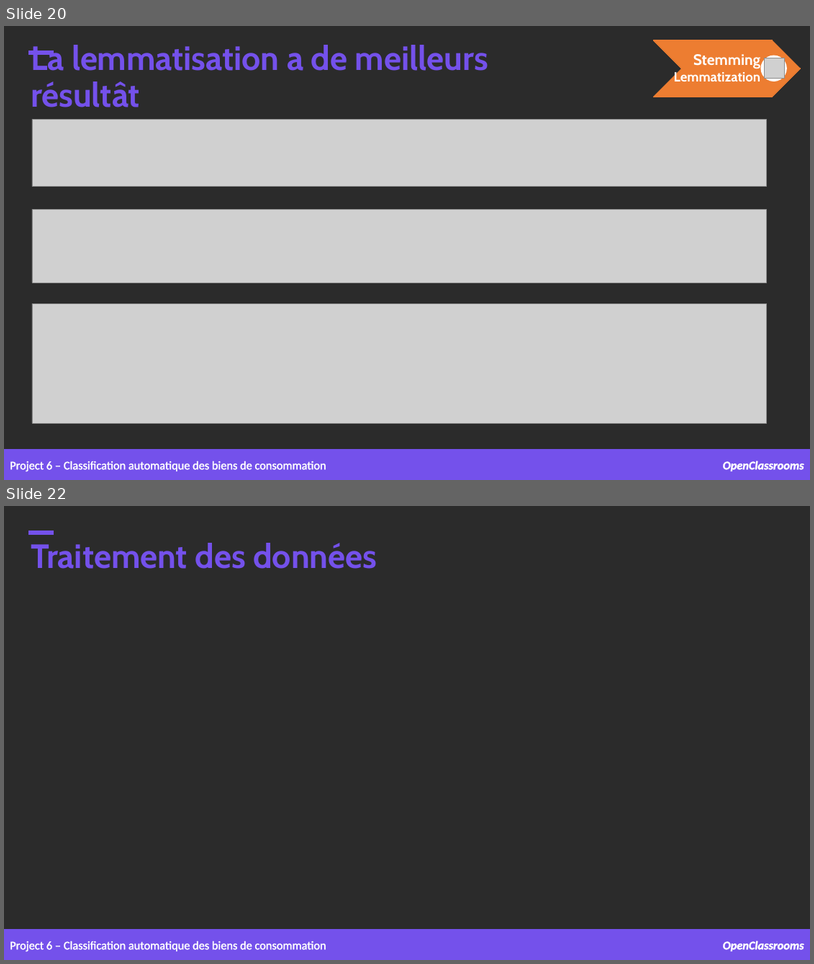
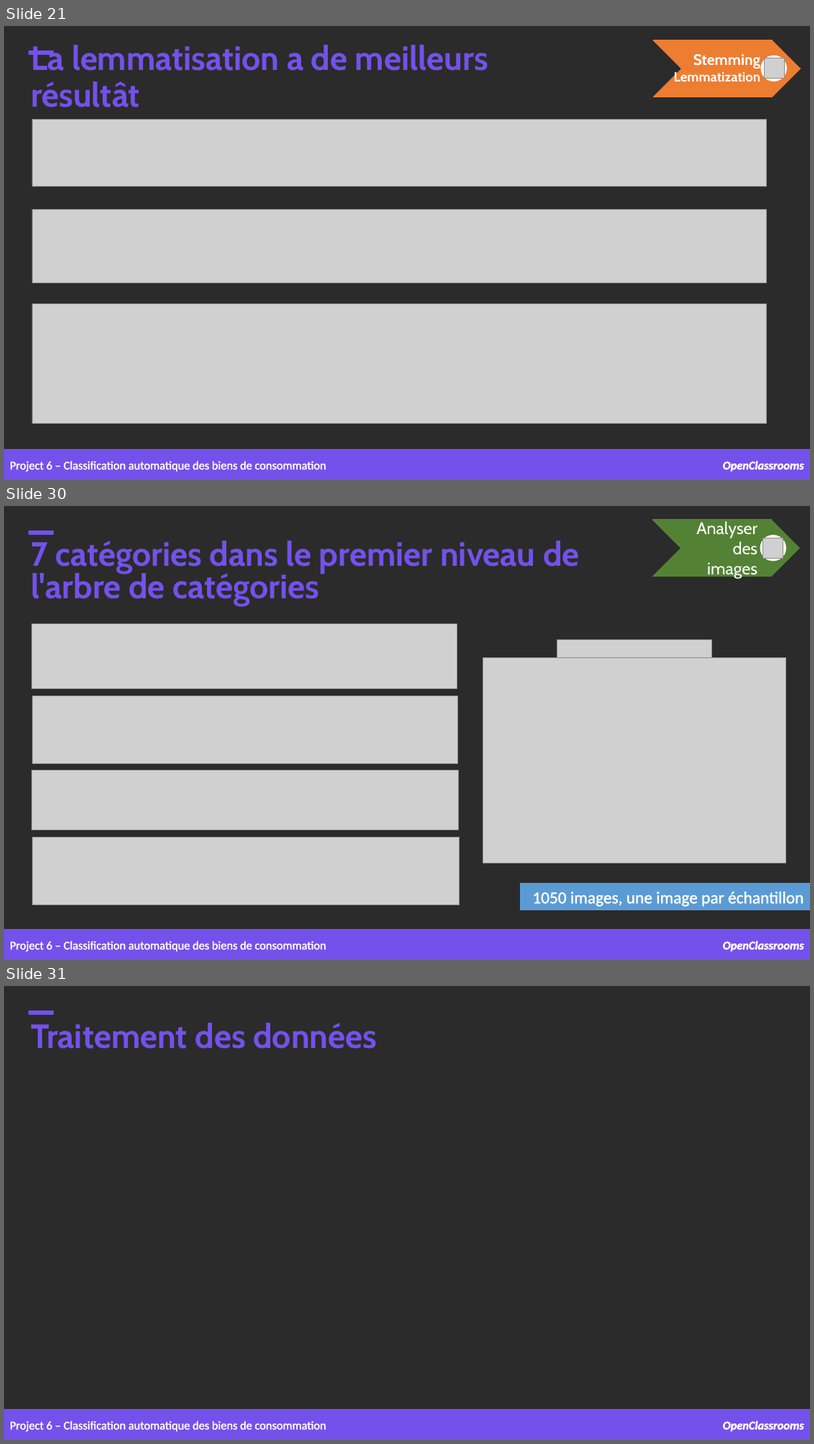
Before and after one commit to samirhinojosa/OC-P6-automatically-classify-consumer-goods, a slide deck: supports/P6_presentation_final.pptx. Shown one above the other, each under a label of ours: slides 20 and 22 before the commit, slides 21, 30 and 31 after it; the slides between them are not shown. The pictures are 814x964 and 814x1444 pixels, drawn with LibreOffice and Linux fonts; fonts in the diff are those of the drawing; grey boxes stand for pictures; background and template pictures are left out; a plain dark background stands for a picture behind light text. Boxes give left, top, right and bottom in pixels: in the first picture for what was removed or moved away, otherwise in the second. Text is boxed around its words. In the diff, an @@ line names an element or a change of style, - is before the commit and + after.

```diff
--- a/supports/P6_presentation_final.pptx
+++ b/supports/P6_presentation_final.pptx
@@ slide 30 added at <box>4,506,810,960</box>, background picture (left out) @@
@@ rectangle added at <box>28,530,53,534</box>, fill #7451EB, outline #7451EB 1 pt @@
@@ text added at <box>31,541,580,606</box>, 40 pt, text #7451EB, bold @@
+7 catégories dans le premier niveau de
+l'arbre de catégories
@@ group added at <box>653,519,801,579</box>: 1 chevron, 1 text, 1 ellipse, 1 picture @@
+Analyser des images
@@ picture added at <box>32,624,457,689</box> @@
@@ picture added at <box>558,640,712,659</box> @@
@@ picture added at <box>483,658,787,864</box> @@
@@ picture added at <box>32,695,458,763</box> @@
@@ picture added at <box>32,770,459,830</box> @@
@@ picture added at <box>32,836,460,905</box> @@
@@ rectangle added at <box>521,883,810,910</box>, fill #5B9BD5, outline #5B9BD5 0.75 pt, 20 pt, text #FFFFFF @@
+1050 images, une image par échantillon
@@ rectangle added at <box>4,929,810,960</box>, fill #7451EB, outline #7451EB 1 pt @@
@@ text added at <box>10,941,326,952</box>, 14 pt, text #FFFFFF @@
+Project 6 – Classification automatique des biens de consommation
@@ text added at <box>723,940,805,951</box>, 14 pt, text #FFFFFF, bold, italic @@
+OpenClassrooms
@@ what was slide 20 is now slide 21 @@
@@ what was slide 22 is now slide 31 @@
```
Also in this commit, not shown: 5 slides changed, 5 other slides added.
